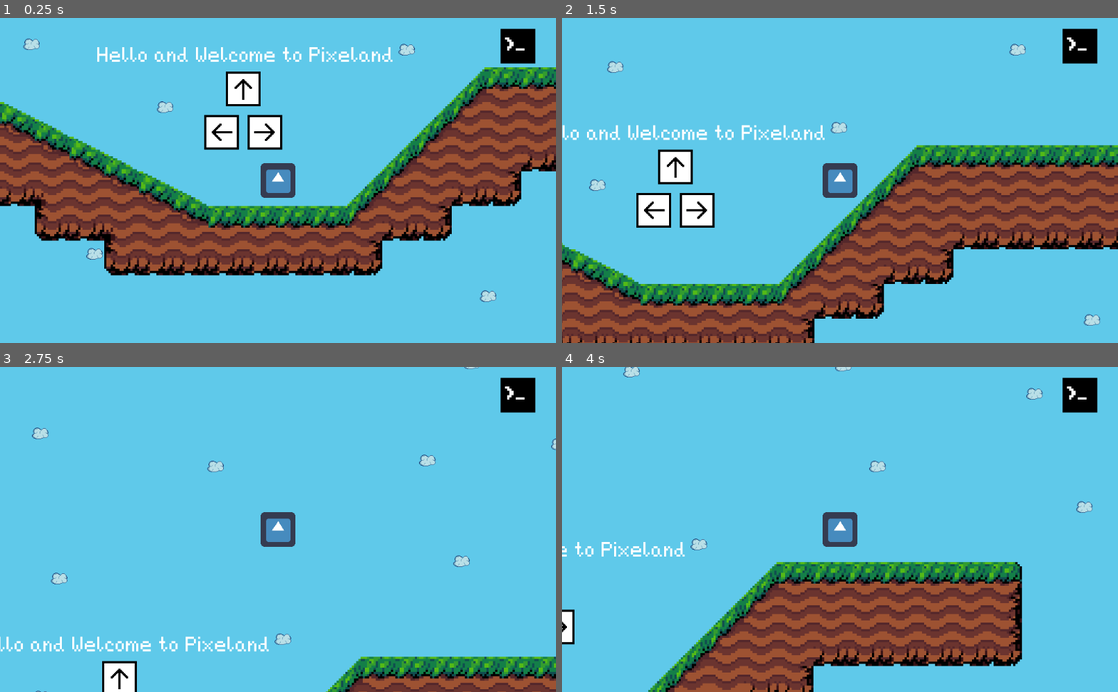
Above: before the commit, frames 1-4 (two rows, left to right).
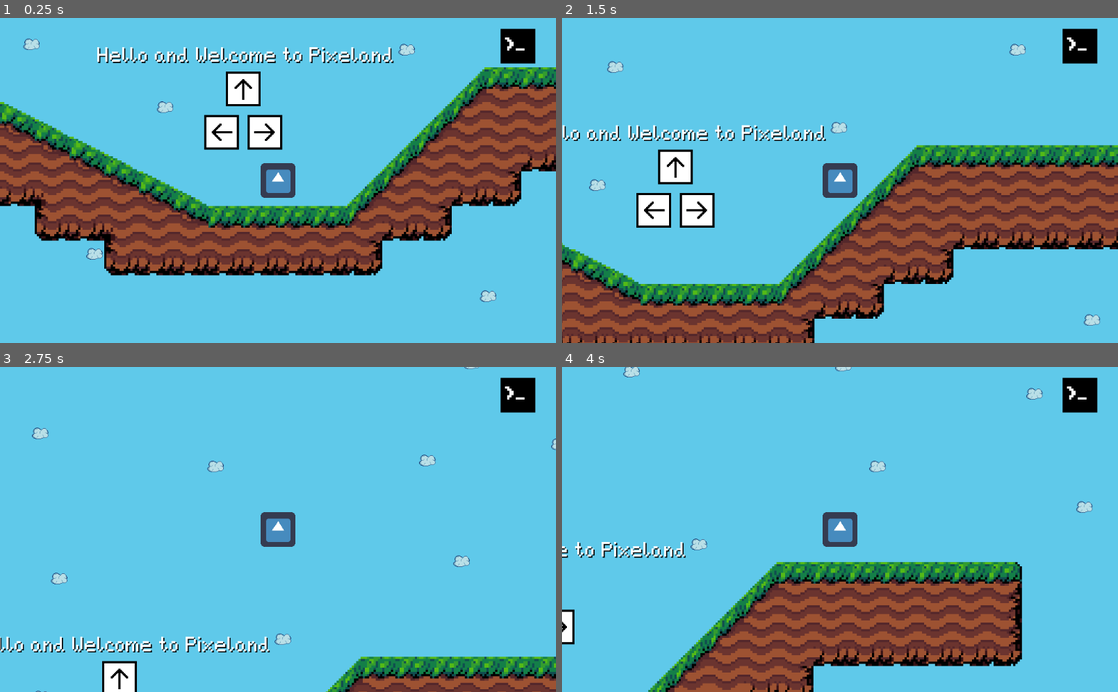
Above: after the commit, the same moments.

Repository: Tri-C-Games/CCC-Jam
Game: Godot game, scene res://World/Tutorial/Tutorial.tscn
Two runs of this game, one before a commit and one after it. Both use one fixed random seed, a clock stepped at 60 frames per second and the inputs below. The engine's default icon, where the game draws it, is replaced by a stand-in: a white triangle on a blue panel in a dark square.
Inputs:
- Up to frame 1 (0.25 s): no input
- Up to frame 2 (1.5 s): hold D (move_right) from 0.53 s (still down); tap W (jump) at 0.77 s
- Up to frame 3 (2.75 s): tap W (jump) at 1.52 s; release D (move_right) at 2.03 s; hold A (move_left) from 2.03 s (still down)
- Up to frame 4 (4 s): release A (move_left) at 2.78 s; hold D (move_right) from 2.78 s (still down); tap W (jump) at 3.02, 3.77 s

The runs differ from the first frame. In frame 1, 0.6% of the frame differs, in the area x 17-71%, y 9-14%; in frame 2, 0.5%; in frame 3, 0.5%; in frame 4, 0.3%.

Commit message:
Outline color.

Diff:
--- a/World/Tutorial/Tutorial.tscn
+++ b/World/Tutorial/Tutorial.tscn
@@ -490,6 +490,9 @@
 margin_right = 211.0
 margin_bottom = -202.0
 custom_fonts/font = SubResource( 36 )
+custom_colors/font_color_shadow = Color( 0, 0, 0, 1 )
+custom_constants/shadow_offset_x = 2
+custom_constants/shadow_offset_y = 2
 text = "Hello and Welcome to Pixeland"
 __meta__ = {
 "_edit_use_anchors_": false
